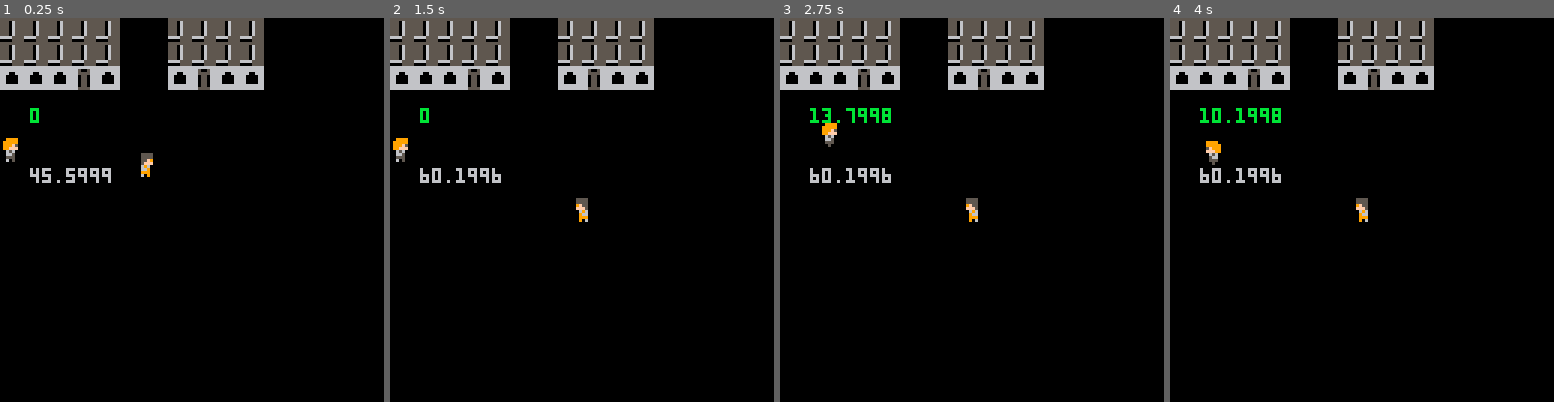
Above: before the commit, frames 1-4 (left to right).
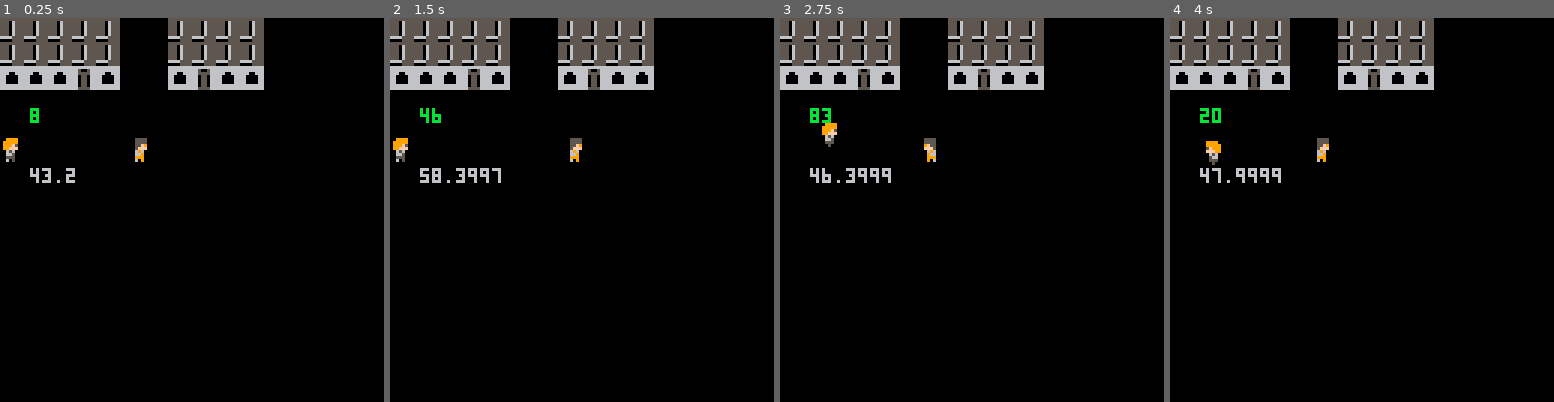
Above: after the commit, the same moments.

Repository: Joe-Gigs/3-color-game-jam
Game: PICO-8 cartridge 3colorjam.p8
Same seed, same stepped clock (60 frames per second), same inputs: the game is played once before the commit and once after it.
Inputs:
- Up to frame 1 (0.25 s): no input
- Up to frame 2 (1.5 s): tap X (X key) at 0.33, 1.07 s; tap O (Z key) at 0.7 s
- Up to frame 3 (2.75 s): hold Right 1.6-2.1 s; tap O (Z key) at 1.7, 2.1, 2.5 s; tap X (X key) at 1.85 s; hold Up 2.15-2.42 s; hold Right from 2.47 s (still down)
- Up to frame 4 (4 s): tap O (Z key) at 2.9, 3.3, 3.7 s; tap X (X key) at 2.97 s; release Right at 3.03 s; hold Left 3.08-3.58 s; hold Down 3.63-3.97 s

The runs differ from the first frame. In frame 1, 0.5% of the frame differs, in the area x 8-40%, y 25-43%; in frame 2, 0.5%; in frame 3, 0.8%; in frame 4, 0.8%, in the area x 7-52%, y 23-54%.

Commit message:
first npc path set

Diff:
--- a/3colorjam.p8
+++ b/3colorjam.p8
@@ -17,6 +17,7 @@
 	npc1.y = 40
 	npc1.speed = 0.6
 	npc1.flip = false
+	npc1.sleep = false
 
 	--stand in bad guy
 	reapah = {}
@@ -40,6 +41,8 @@
 	-- test_sprite.sp = 145
 	-- test_sprite.x = 30
 	-- test_sprite.y = 50
+
+	timer = 0
 
 end
 
@@ -51,13 +54,13 @@
 	else
 		map(0,0,0,0,16,16)
 		spr(player.sp, player.x, player.y,1,1,player.flip)
-		spr(npc1.sp, npc1.x, npc1.x, 1, 1, npc1.flip)
+		spr(npc1.sp, npc1.x, npc1.y, 1, 1, npc1.flip)
 
 		--spr(test_sprite.sp, test_sprite.x, test_sprite.y)
 	end
 
 	print(npc1.x, 10, 50, 6)
-	print(player.x, 10, 30, 11)
+	print(timer, 10, 30, 11)
 
 end
 
@@ -65,15 +68,15 @@
 	movecursor()
 	menuinput()
 	playermovement()
-	helloNpc()
-
-	-- test_sprite.x += 1
-
-	npc1.x += 0.4
-	if npc1.x >= 60.4 then
-		npc1.flip = true
-		npc1.x -= 0.4
-	end
+
+
+	timer +=1
+	if timer > 100 then
+		resetTimer()
+	end
+
+	npcMoveMent()
+	reverseNPC()
 end
 -----------------------------------------------
 function playermovement()
@@ -110,12 +113,24 @@
 	end
 end
 
-function helloNpc()
-	npc1.x += 0.3
-	if npc1.x > 50 then
-		npc1.x -= 0.3
-	end
-end
+function npcMoveMent()
+	if timer < 50 then
+		npc1.x += 0.4
+		npc1.flip = false
+	end
+end
+
+function reverseNPC()
+	if timer > 50 then
+		npc1.x -= 0.4
+		npc1.flip = true
+	end
+end
+
+function resetTimer()
+  	timer = 0
+  end
+
 
 function drawmenu(entity)
 	--init
@@ -198,9 +213,7 @@
 	end
 end
 
---delete thisss
---mercury rev
---slowdive
+
 
 
 __gfx__
